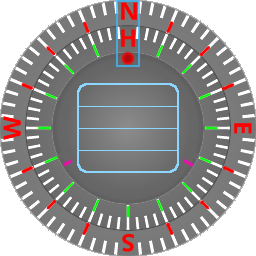
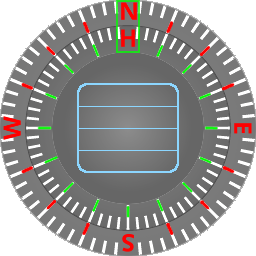
Revision of a layered w=256, h=256 image; what changed, layer by layer:
added layer "reticule_green" (75%) above "reticule_red" over (x1=116, y1=0, x2=140, y2=53)
hid "reticule" over (x1=116, y1=0, x2=140, y2=67)
hid "bubble ring" over (x1=52, y1=50, x2=204, y2=204)
